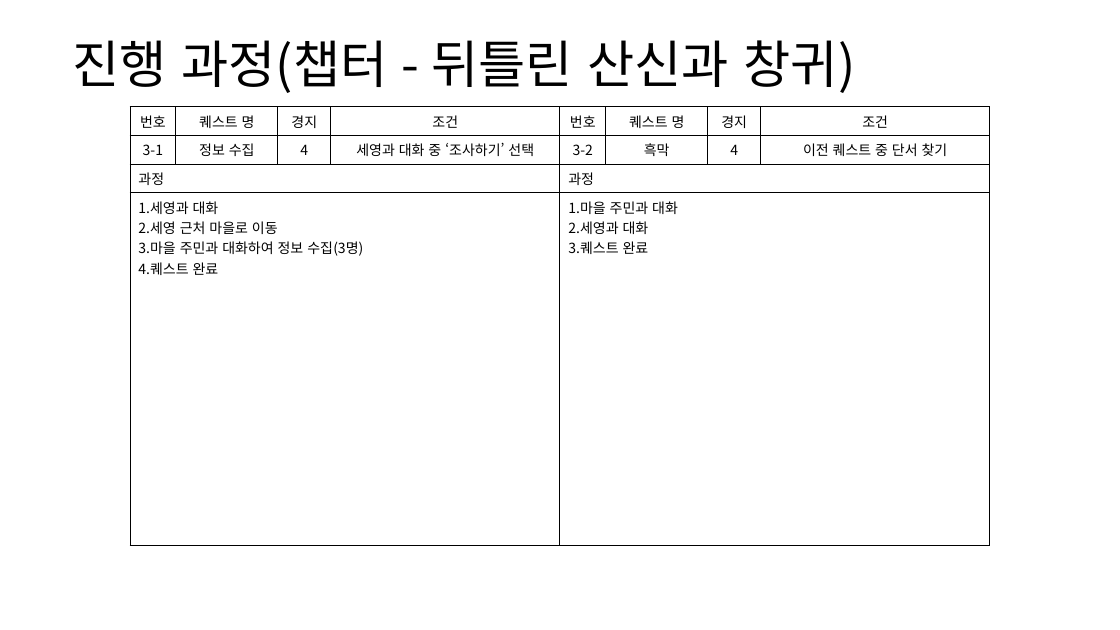
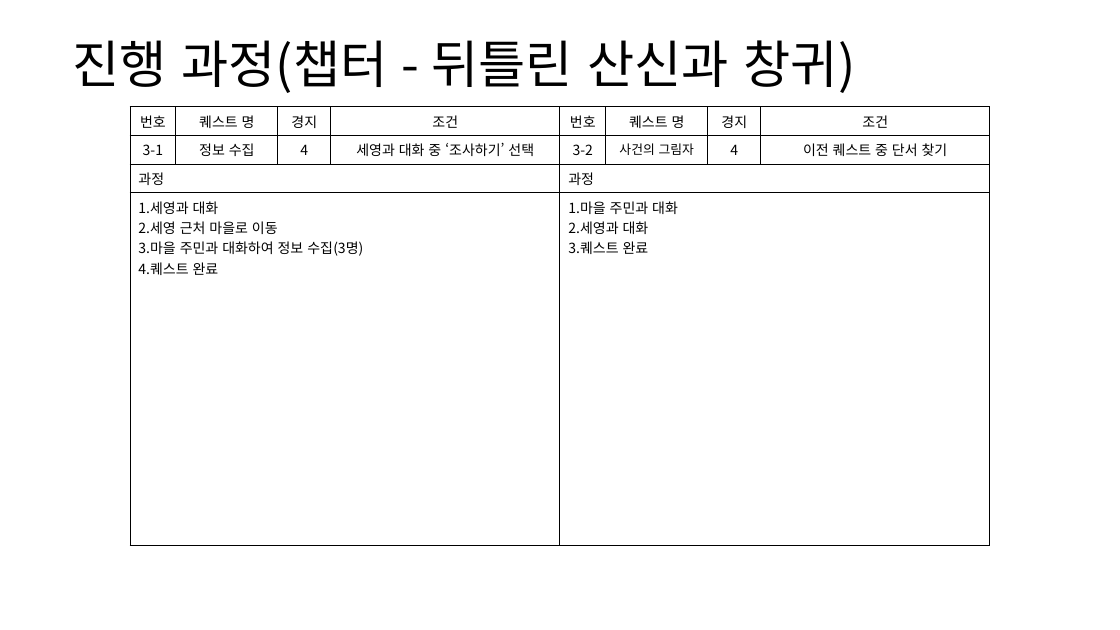
Before and after one commit to yjk0401/unityenginebasic_9th, a slide deck: slide 29 of 기획/방랑엽사전/퀘스트(메인) 기획서.pptx. Drawn at 1120x630 pixels with LibreOffice and Linux fonts; fonts in the diff are those of the drawing. Boxes give left, top, right and bottom in pixels: in the first picture for what was removed or moved away, otherwise in the second. Text is boxed around its words. In the diff, an @@ line names an element or a change of style, - is before the commit and + after.

```diff
--- a/기획/방랑엽사전/퀘스트(메인) 기획서.pptx
+++ b/기획/방랑엽사전/퀘스트(메인) 기획서.pptx
@@ table at [560, 107, 991, 536] @@
-row 2, column 2: 흑막
+row 2, column 2: 사건의 그림자
@@ list level 1 to 2 in "번호" @@
@@ list level 1 to 2 in "퀘스트 명" @@
@@ list level 1 to 2 in "경지" @@
@@ list level 1 to 2 in "조건" @@
@@ list level 1 to 2 in "3-2" @@
@@ list level 1 to 2 in "4" @@
@@ list level 1 to 2 in "이전 퀘스트 중 단서 찾기" @@
@@ list level 1 to 2 in "과정" @@
@@ list level 1 to 2 in "1.마을 주민과 대화" @@
@@ list level 1 to 2 in "2.세영과 대화" @@
@@ list level 1 to 2 in "3.퀘스트 완료" @@
```
Also in this commit, not shown: 1 other slide changed, 2 other files.
